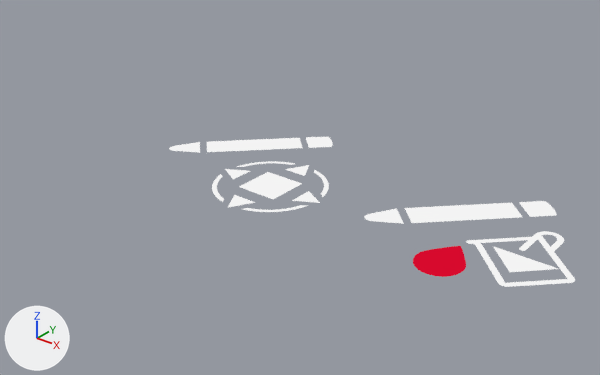
One commit to the Blender file asset/tool_icon/generate/icon_geom_single.blend: the scene before it, then after it.
Camera for both pictures: a 50 mm camera at (7.18, -7.76, 2.77) aimed at (3.35, -2.97, -0.2). Every picture has the same lights, and +X, +Y and +Z are marked at lower left.

In view in the first picture: 'Plane.001', 'Plane.002', 'asset.pencil.001', 'asset.pencil.002', 'ops.transform.transform.004', 'tool_icon.pixeltest.005'.
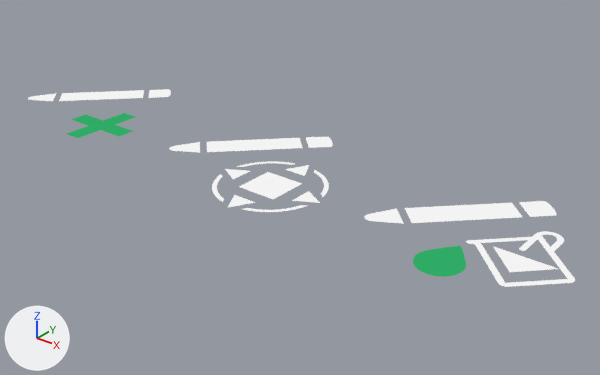
Location of each change, (x1, y1, x2, y2) in pixels of the pictures (600 x 375 px):
```json
{"object": "Plane.001", "change": "recoloured", "before": [413, 246, 466, 277], "after": [413, 246, 466, 277], "on screen": "red to green"}
{"object": "asset.pencil.003", "change": "added", "after": [28, 89, 171, 101]}
{"object": "ops.transform.transform.001", "change": "added", "after": [67, 113, 135, 138]}
```

The change, as JSON lines over the scene's bpy script:
```json
{"block": "mat_theme_mesh_add", "where": "n2 = _N.new('ShaderNodeRGB'); n2.name = 'RGB'"}
{"op": "set", "path": "n2.outputs[0].default_value", "old": "(1.0, 0.0259, 0.112, 1.0)", "new": "(0.119, 0.708, 0.332, 1.0)", "note": "'Color', red #ff2d5e -> 'Color', green #61db9c"}
{"op": "add", "block": "me_circle_002", "code": ["me_circle_002 = bpy.data.meshes.new('Circle.002')", "me_circle_002.from_pydata([(-0.024, -0.475, 0.0), (-0.024, 0.475, 0.0), (-0.262, -0.475, 0.0), (-0.262, 0.475, 0.0), (-0.618, -0.119, 0.0), (0.332, -0.119, 0.0), (-0.618, 0.119, 0.0), (0.332, 0.119, 0.0)], [], [(1, 3, 2, 0), (6, 4, 5, 7)])", "me_circle_002.materials.append(mat_theme_mesh_add)"]}
{"op": "add", "block": "ob_ops_transform_transform_001", "code": ["ob_ops_transform_transform_001 = bpy.data.objects.new('ops.transform.transform.001', me_circle_002)", "ob_ops_transform_transform_001.parent = ob_gp_add_tool", "ob_ops_transform_transform_001.matrix_parent_inverse = Matrix(((1.0, 0.0, 0.0, -1.0), (0.0, 1.0, 0.0, 3.0), (0.0, 0.0, 1.0, 0.0), (0.0, 0.0, 0.0, 1.0)))", "ob_ops_transform_transform_001.location = (1.5, -3.4, 0.0)", "ob_ops_transform_transform_001.scale = (0.7, 0.7, 0.7)"]}
{"op": "add", "block": "ob_gp_add_tool", "code": ["ob_gp_add_tool = bpy.data.objects.new('gp_add_tool', me_circle_025.copy())  # the mesh of ob_gp_edit_tool", "ob_gp_add_tool.location = (1.0, -3.0, 0.0)"]}
{"op": "add", "block": "ob_asset_pencil_003", "code": ["ob_asset_pencil_003 = bpy.data.objects.new('asset.pencil.003', me_asset_pencil_001.copy())  # the mesh of ob_asset_pencil_002", "ob_asset_pencil_003.parent = ob_gp_add_tool", "ob_asset_pencil_003.matrix_parent_inverse = Matrix(((1.0, 0.0, 0.0, -1.0), (0.0, 1.0, 0.0, 3.0), (0.0, 0.0, 1.0, 0.0), (0.0, 0.0, 0.0, 1.0)))", "ob_asset_pencil_003.location = (0.267, -3.391, 0.0)", "ob_asset_pencil_003.rotation_euler = (0.0, 0.0, -0.785)  # degrees (0, 0, -45)"]}
```
